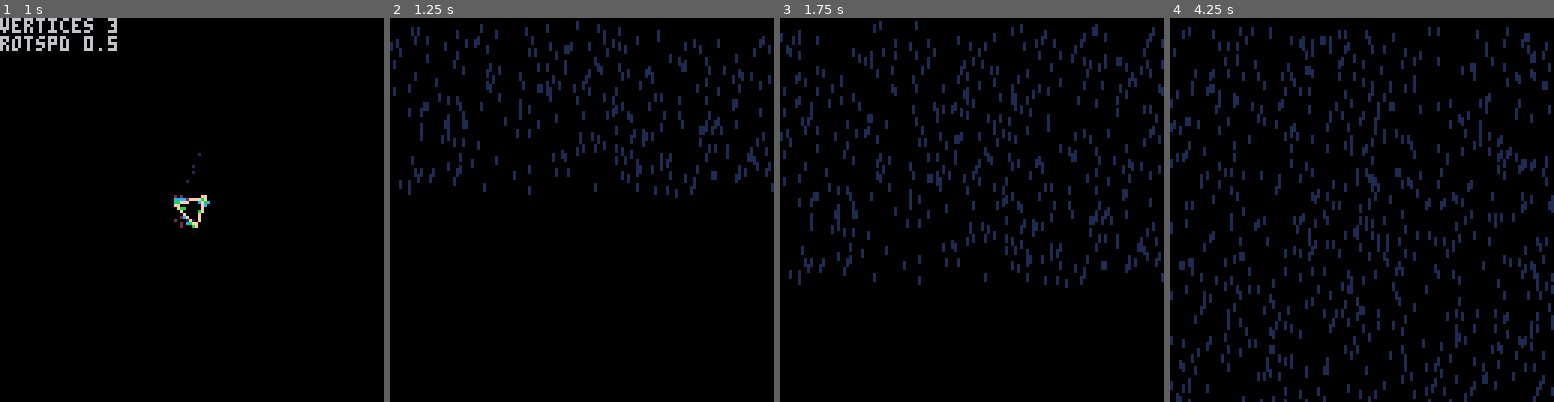
Above: before the commit, frames 1-4 (left to right).
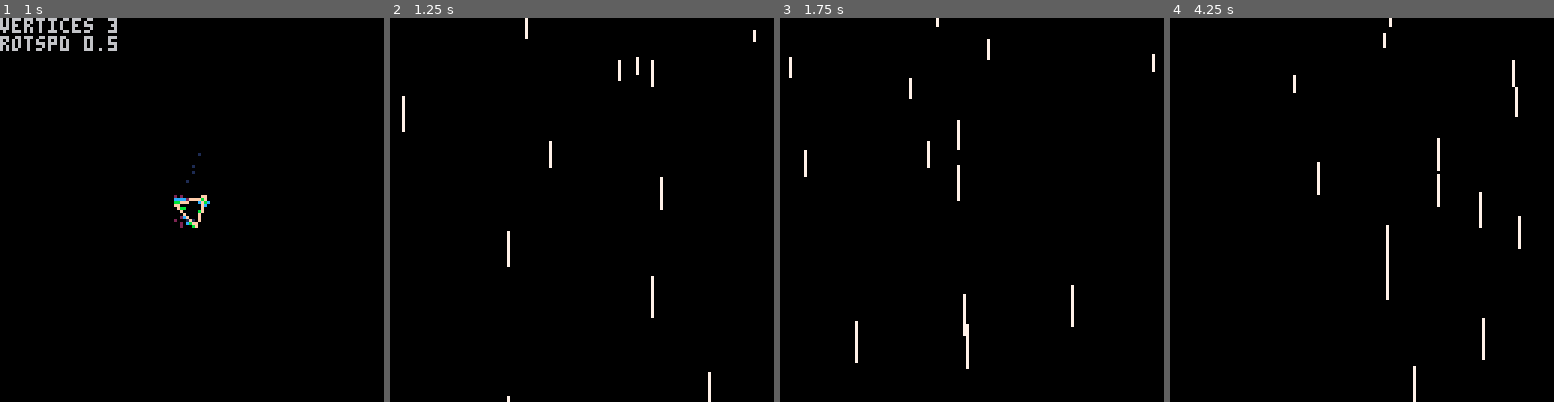
Above: after the commit, the same moments.

Repository: CRBroughton/pico-particles
Game: PICO-8 cartridge pico-particles.p8
Same seed, same stepped clock (60 frames per second), same inputs: the game is played once before the commit and once after it.
Inputs:
- Up to frame 1 (1 s): tap X (X key) at 0.33 s; tap O (Z key) at 0.7 s
- Up to frame 2 (1.25 s): tap X (X key) at 1.07 s
- Up to frame 3 (1.75 s): hold Right from 1.6 s (still down); tap O (Z key) at 1.7 s
- Up to frame 4 (4.25 s): tap X (X key) at 1.85, 2.97, 4.08 s; release Right at 2.1 s; tap O (Z key) every 0.4 s from 2.1 to 4.1 s; hold Up 2.15-2.42 s; hold Right 2.47-3.03 s; hold Left 3.08-3.58 s; hold Down 3.63-3.97 s; hold Right from 4.02 s (still down)

Frame 1 is identical in both runs. In frame 2, 5.3% of the frame differs, in the area x 0-100%, y 0-100%; in frame 3, 8.1%; in frame 4, 11%.

Commit message:
feat: :sparkles: make the rain fall

Diff:
--- a/main.lua
+++ b/main.lua
@@ -8,12 +8,12 @@
 function _update60()
     newFlame.update()
     polygon.update()
+    rain.raining()
     rain.update()
 
     if btnp('5') then
         count = count + 1
     end
-
 end
 
 function _draw()
--- a/rain.lua
+++ b/rain.lua
@@ -2,42 +2,77 @@
 
 rain.new = function()
     local self = {
-        particles = {}
-
+        rainDrops = {},
+        max = 500,
     }
 
-    function self.update()
-        for i = 1, 5 do
-            add(self.particles, {
-                x = 0 + rnd(128),
-                y = 0 + rnd(4),
-                colour = 1,
-                life = 128
-            })
+    function self.drop()
+        local x = 0
+        local xSpeed = 0
+        local y = 0
+        local ySpeed = 0
+        local done = true
+
+        return {
+            start = function(newX, newY, newXSpeed, newYSpeed)
+                if done then
+                    x, y, xSpeed, ySpeed, done = newX, newY, newXSpeed, newYSpeed, false
+                    return true
+                end
+            end,
+
+            update = function()
+                if (done) return
+
+                x += xSpeed
+                ySpeed += 0.92
+                y += ySpeed
+
+                if y > 127 then
+                    done = true
+                end
+            end,
+
+            draw = function()
+                if (done) return
+
+
+                line(x, y, x + xSpeed, y + ySpeed, 7)
+            end
+
+
+        }
+    end
+
+    function self.spawn()
+        for i = 1, self.max do
+            self.rainDrops[i] = self.drop()
         end
+    end
 
-        for particle in all(self.particles) do
-            particle.y += 1
-            particle.life -= 1
+    self.spawn()
 
-            if particle.life <= 0  then
-                del(self.particles, particle)
+    function self.raining()
+        local random = rnd(5)
+        for i = 1, self.max do
+            if self.rainDrops[i].start(rnd(127), -random, 0, random) then
+                return
             end
         end
     end
 
-    function self.draw()
-        cls()
-        for particle in all(self.particles) do
-            rectfill(
-                particle.x,
-                particle.y,
-                particle.x,
-                particle.y + 2,
-                particle.colour
-            )
+    function self.update()
+        for i = 1, self.max do
+            self.rainDrops[i].update()
         end
     end
 
+    function self.draw()
+        for i = 1, self.max do
+            self.rainDrops[i].draw()
+        end
+    end
+
+
     return self
 end
